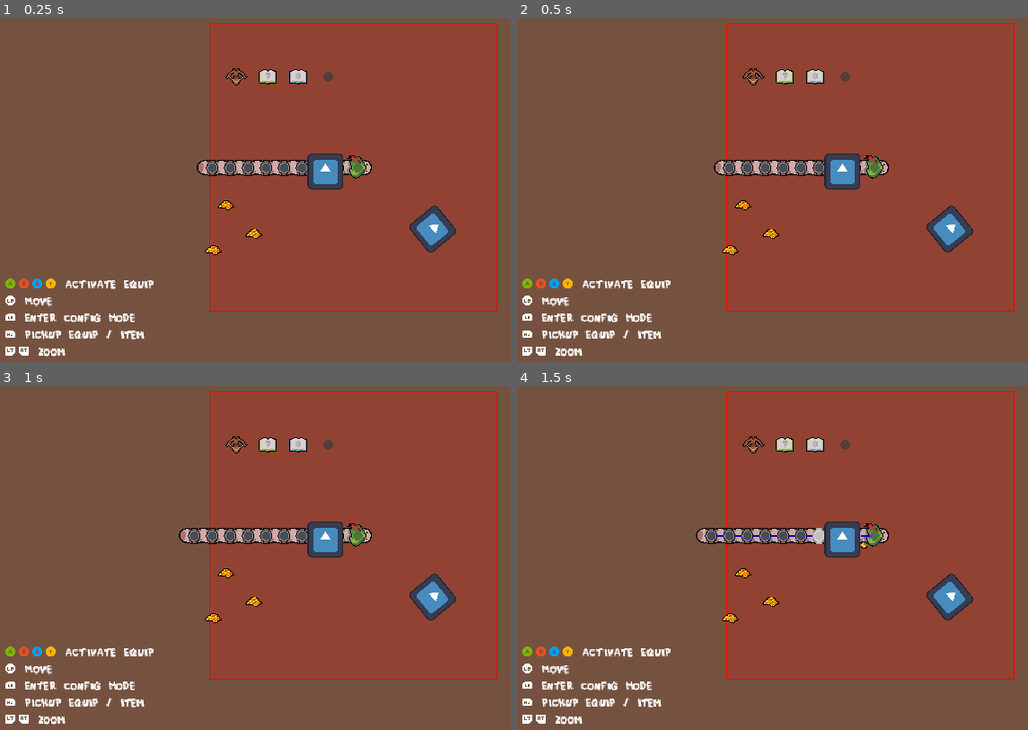
Above: before the commit, frames 1-4 (two rows, left to right).
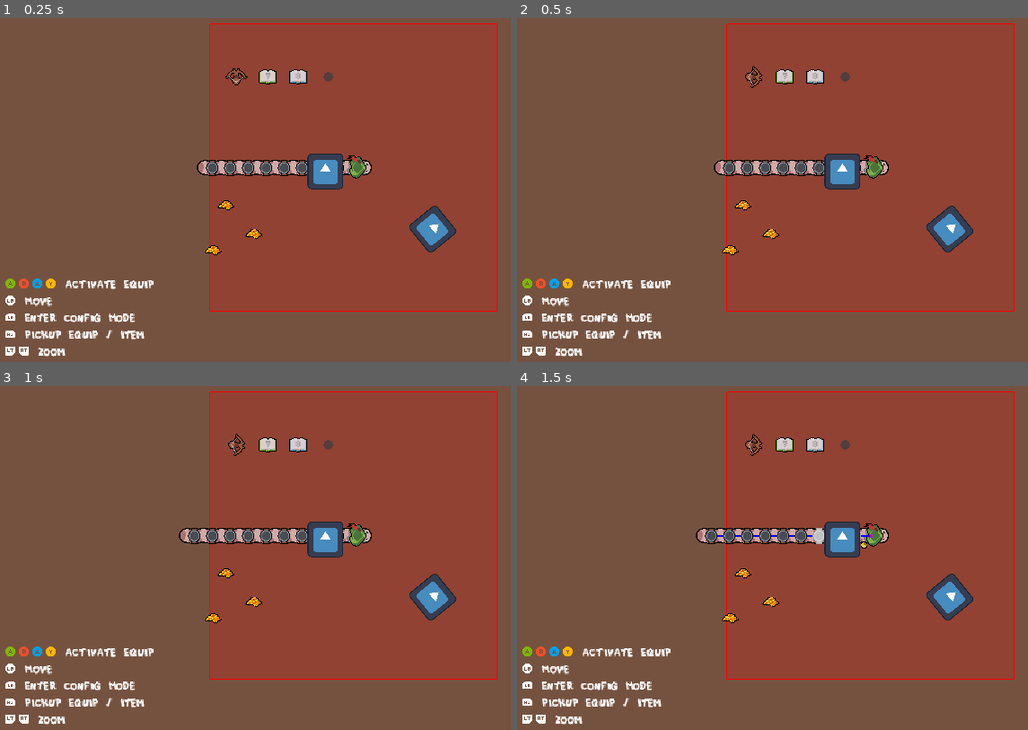
Above: after the commit, the same moments.

Repository: Justuna/worm-odyssey
Game: Godot game, scene res://scenes/tests/worm_test.tscn
Same seed, same stepped clock (60 frames per second), same inputs: the game is played once before the commit and once after it. The engine's default icon, where the game draws it, is replaced by a stand-in: a white triangle on a blue panel in a dark square.
Inputs (mouse positions are in pixels of both pictures, inside the frame that each line leads up to):
- Up to frame 1 (0.25 s): no input
- Up to frame 2 (0.5 s): no input
- Up to frame 3 (1 s): tap Enter at 0.5 s; move the mouse to (outside the picture) at 0.52 s; hold D from 0.53 s (still down); tap G at 0.6 s; click (outside the picture) at 0.67 s
- Up to frame 4 (1.5 s): tap Space at 1.25 s; move the mouse to (726, 554) at 1.27 s; release D at 1.28 s; hold S from 1.28 s (still down); tap B at 1.35 s

Frame 1 is identical in both runs. In frame 2, less than 0.1% of the frame differs, in the area x 44-49%, y 13-21%; in frame 3, less than 0.1%; in frame 4, less than 0.1%.
Error before the commit: Invalid access to property or key 'target_entity_changed' on a base object of type 'Nil'. (res://scripts/equipment/equipment_turret.gd:23)

Commit message:
WIP sync modifiers stat block

Diff:
--- a/prefabs/equipment/bow_equipment.tscn
+++ b/prefabs/equipment/bow_equipment.tscn
@@ -1,8 +1,8 @@
-[gd_scene load_steps=16 format=3 uid="uid://bjr3gnlplvacv"]
+[gd_scene load_steps=17 format=3 uid="uid://bplmeut6jbu2y"]
 
 [ext_resource type="Script" path="res://scripts/equipment/equipment.gd" id="1_yruca"]
 [ext_resource type="Script" path="res://scripts/entities/stats/stat_block.gd" id="2_1qy01"]
-[ext_resource type="Texture2D" uid="uid://b00b8obwj0107" path="res://assets/art/segments/bow_turret.png" id="3_75p34"]
+[ext_resource type="Texture2D" uid="uid://b00b8obwj0107" path="res://assets/art/equipment/bow_turret.png" id="3_75p34"]
 [ext_resource type="Script" path="res://scripts/equipment/equipment_turret.gd" id="3_mrvex"]
 [ext_resource type="Script" path="res://scripts/entities/stats/stat.gd" id="3_qbvke"]
 [ext_resource type="Script" path="res://scripts/entities/fx.gd" id="3_sm037"]
@@ -11,6 +11,7 @@
 [ext_resource type="PackedScene" uid="uid://672bqlw1v4gm" path="res://prefabs/projectiles/bow_bullet.tscn" id="7_r0jqd"]
 [ext_resource type="Script" path="res://scripts/entities/entity_tracker.gd" id="8_bd71c"]
 [ext_resource type="Script" path="res://scripts/equipment/range_collision_shape_2d.gd" id="9_iyvek"]
+[ext_resource type="Script" path="res://scripts/entities/team.gd" id="12_ftm3c"]
 
 [sub_resource type="Curve" id="Curve_jjilh"]
 _data = [Vector2(0, 1), 0.0, 0.0, 0, 0, Vector2(1, 0), -3.06154, 0.0, 0, 0]
@@ -30,11 +31,11 @@
 scale_curve = SubResource("CurveTexture_8hrb1")
 
 [sub_resource type="CircleShape2D" id="CircleShape2D_ourt5"]
-radius = 448.0
+radius = 640.0
 
 [node name="Bow" type="Node2D" node_paths=PackedStringArray("rotated_part")]
 script = ExtResource("1_yruca")
-rotated_part = NodePath("TurretHead")
+rotated_part = NodePath("Turret/TurretHead")
 
 [node name="StatBlock" type="Node" parent="."]
 script = ExtResource("2_1qy01")
@@ -49,16 +50,30 @@
 type = 5
 base_amount = 50
 
-[node name="TurretHead" type="Sprite2D" parent="."]
+[node name="Range" type="Node" parent="StatBlock"]
+script = ExtResource("3_qbvke")
+type = 13
+base_amount = 80
+
+[node name="Turret" type="Node2D" parent="." node_paths=PackedStringArray("turret_head", "turret_muzzle", "entity_tracker", "team")]
+script = ExtResource("3_mrvex")
+enabled = true
+turret_head = NodePath("TurretHead")
+turret_muzzle = NodePath("TurretHead/TurretMuzzle")
+entity_tracker = NodePath("EntityTracker")
+bullet_prefab = ExtResource("7_r0jqd")
+team = NodePath("../Team")
+
+[node name="TurretHead" type="Sprite2D" parent="Turret"]
 texture = ExtResource("3_75p34")
 
-[node name="TurretMuzzle" type="Node2D" parent="TurretHead"]
+[node name="TurretMuzzle" type="Node2D" parent="Turret/TurretHead"]
 position = Vector2(0, -28)
 
-[node name="FireFX" type="Node2D" parent="TurretHead/TurretMuzzle"]
+[node name="FireFX" type="Node2D" parent="Turret/TurretHead/TurretMuzzle"]
 script = ExtResource("3_sm037")
 
-[node name="Particles" type="GPUParticles2D" parent="TurretHead/TurretMuzzle/FireFX"]
+[node name="Particles" type="GPUParticles2D" parent="Turret/TurretHead/TurretMuzzle/FireFX"]
 self_modulate = Color(0.309804, 0.831373, 0.133333, 1)
 position = Vector2(0, -1)
 rotation = -1.57079
@@ -71,16 +86,16 @@
 explosiveness = 0.8
 script = ExtResource("5_ep48q")
 
-[node name="Turret" type="Node2D" parent="." node_paths=PackedStringArray("turret_head", "turret_muzzle")]
-script = ExtResource("3_mrvex")
-turret_head = NodePath("../TurretHead")
-turret_muzzle = NodePath("../TurretHead/TurretMuzzle")
-bullet_prefab = ExtResource("7_r0jqd")
+[node name="EntityTracker" type="Area2D" parent="Turret" node_paths=PackedStringArray("team")]
+script = ExtResource("8_bd71c")
+mode = 2
+team = NodePath("../../Team")
 
-[node name="EntityTracker" type="Area2D" parent="."]
-script = ExtResource("8_bd71c")
-
-[node name="RangeCollisionShape2D" type="CollisionShape2D" parent="EntityTracker"]
+[node name="RangeCollisionShape2D" type="CollisionShape2D" parent="Turret/EntityTracker" node_paths=PackedStringArray("range")]
 shape = SubResource("CircleShape2D_ourt5")
 debug_color = Color(0.701961, 0.690196, 0, 0.0705882)
 script = ExtResource("9_iyvek")
+range = NodePath("../../../StatBlock/Range")
+
+[node name="Team" type="Node" parent="."]
+script = ExtResource("12_ftm3c")
--- a/prefabs/projectiles/projectile.gd
+++ b/prefabs/projectiles/projectile.gd
@@ -5,9 +5,7 @@
 @export var direction: Vector2
 @export var rotate_to_direction: bool
 
-var stat_block: StatBlock :
-	get:
-		return get_node("StatBlock")
+@onready var stat_block: StatBlock = get_node("StatBlock")
 
 
 func construct(_position: Vector2, _direction: Vector2, _team: String):
--- a/prefabs/worm/worm_segment.tscn
+++ b/prefabs/worm/worm_segment.tscn
@@ -62,7 +62,7 @@
 gravity = Vector3(0, 0, 0)
 scale_curve = SubResource("CurveTexture_ge0bh")
 
-[node name="WormSegment" type="Node2D" node_paths=PackedStringArray("canvas_group", "equipment_container", "health", "team", "health_indicator", "health_indicator_container")]
+[node name="WormSegment" type="Node2D" node_paths=PackedStringArray("canvas_group", "equipment_container", "health", "team", "stat_block", "health_indicator", "health_indicator_container")]
 script = ExtResource("1_44kv3")
 canvas_group = NodePath("CanvasGroup")
 equipment_container = NodePath("CanvasGroup/EquipmentContainer")
@@ -72,6 +72,7 @@
 a_color = Color(0.490196, 0.717647, 0, 1)
 health = NodePath("Health")
 team = NodePath("Team")
+stat_block = NodePath("StatBlock")
 health_indicator = NodePath("HealthIndicatorContainer/HealthIndicator")
 health_indicator_container = NodePath("HealthIndicatorContainer")
 damage_gradient = SubResource("Gradient_4p2et")
@@ -88,6 +89,10 @@
 script = ExtResource("11_cgg08")
 type = 2
 base_amount = 40
+
+[node name="EffectHolder" type="Node" parent="."]
+script = ExtResource("5_bsu82")
+effect_library = ExtResource("6_4o5w6")
 
 [node name="CanvasGroup" type="CanvasGroup" parent="."]
 material = SubResource("ShaderMaterial_u7npg")
@@ -143,10 +148,6 @@
 health = NodePath("../Health")
 hurtbox = NodePath("../HitDetector")
 
-[node name="EffectHolder" type="Node" parent="."]
-script = ExtResource("5_bsu82")
-effect_library = ExtResource("6_4o5w6")
-
 [node name="Team" type="Node" parent="."]
 script = ExtResource("12_bxh31")
 
--- a/scripts/effects/effect_holder.gd
+++ b/scripts/effects/effect_holder.gd
@@ -35,5 +35,12 @@
 		effect._on_stack_changed()
 		effect.stack_amount -= 1
 		if effect.stack_amount == 0:
-			effects[effect.type] = null
+			effects.erase(effect.type)
 			effect._on_remove()
+
+
+func clear_effects():
+	for effect_type in effects.keys():
+		var effect = effects[effect_type]
+		effects.erase(effect_type)
+		effect._on_remove()
--- a/scripts/entities/stats/stat.gd
+++ b/scripts/entities/stats/stat.gd
@@ -37,6 +37,23 @@
 		var arr: Array[StatModifier] = []
 		arr.assign(_modifiers_dict.keys())
 		return arr
+
+## Stat to sync this current Stat's modifiers to.
+var synced_stat: Stat :
+	get:
+		return _synced_stat
+	set(value):
+		if _synced_stat:
+			# Desync our existing modifiers
+			for modifier: StatModifier in modifiers:
+				_synced_stat.remove_modifier(modifier)
+		_synced_stat = value
+		if _synced_stat:
+			# Sync our existing modifiers over
+			for modifier: StatModifier in modifiers:
+				_synced_stat.add_modifier(modifier)
+var _synced_stat: Stat
+
 # [StatModifier]: null
 var _modifiers_dict: Dictionary
 var _prev_max_health: int
@@ -54,6 +71,8 @@
 	_modifiers_dict[modifier] = null
 	modifier.updated.connect(_update_amount)
 	_update_amount()
+	if synced_stat:
+		synced_stat.add_modifier(modifier)
 
 
 func remove_modifier(modifier: StatModifier):
@@ -61,6 +80,15 @@
 		_modifiers_dict.erase(modifier)
 		modifier.updated.disconnect(_update_amount)
 		_update_amount()
+		if synced_stat:
+			synced_stat.remove_modifier(modifier)
+
+
+func clear_modifiers():
+	for modifier in _modifiers_dict:
+		_modifiers_dict.erase(modifier)
+		modifier.updated.disconnect(_update_amount)
+	_update_amount()
 
 
 func _update_amount():
--- a/scripts/entities/stats/stat_block.gd
+++ b/scripts/entities/stats/stat_block.gd
@@ -5,6 +5,25 @@
 
 # [Stat.Type]: Stat
 var stats_dict: Dictionary
+## Syncs the modifiers in this stat
+## block to the sync_modifiers_stat_block
+var sync_modifiers_stat_block: StatBlock :
+	get:
+		return _sync_modifiers_stat_block
+	set(value):
+		if _sync_modifiers_stat_block:
+			# Desync with old stat block
+			for stat_type in stats_dict:
+				var stat = stats_dict[stat_type] as Stat
+				stat.synced_stat = null
+		_sync_modifiers_stat_block = value
+		if _sync_modifiers_stat_block:
+			# Sync with new stat block
+			for stat_type in stats_dict:
+				var stat = stats_dict[stat_type] as Stat
+				var synced_stat = _sync_modifiers_stat_block.get_stat(stat_type)
+				stat.synced_stat = synced_stat
+var _sync_modifiers_stat_block: StatBlock
 
 
 func _ready():
@@ -12,6 +31,15 @@
 	for child in get_children():
 		if child is Stat:
 			stats_dict[child.type] = child
+
+
+func get_or_add_stat(type: Stat.Type) -> Stat:
+	var stat = get_stat(type)
+	if not stat:
+		stat = Stat.new()
+		stats_dict[type] = stat
+		add_child(stat)
+	return stat
 
 
 func get_stat(type: Stat.Type) -> Stat:
@@ -31,3 +59,9 @@
 		stats_dict[type] = amount
 		return true
 	return false
+
+
+func clear_modifiers():
+	for type in stats_dict.keys():
+		var stat = stats_dict[type] as Stat
+		stat.clear_modifiers()
--- a/scripts/equipment/equipment.gd
+++ b/scripts/equipment/equipment.gd
@@ -48,13 +48,24 @@
 @export_group("Dependencies")
 @export var rotated_part: Node2D
 
+@onready var team: Team = get_node("Team")
+@onready var stat_block: StatBlock = get_node("StatBlock")
+
 var _direction: Direction
 var _cooldown_timer: float
+
 
 func construct(_worm: Node2D, _segment: WormSegment, _direction: Direction):
 	worm = _worm
 	segment = _segment
 	direction = _direction
+	team.team = _segment.team.team
+	equipment_added.emit()
+
+
+func destruct():
+	stat_block.clear_modifiers()
+	equipment_removed.emit()
 
 
 func use_active() -> bool:
@@ -72,7 +83,6 @@
 		_cooldown_timer = max(_cooldown_timer - delta, 0)
 		if _cooldown_timer == 0:
 			cooldown_ended.emit()
-
 
 
 static func rotate_left(direction: Direction) -> Direction:
--- a/scripts/equipment/equipment_turret.gd
+++ b/scripts/equipment/equipment_turret.gd
@@ -50,6 +50,7 @@
 func _tween_turret(amount: float, turret_head_start_rot: float):
 	if not entity_tracker.target_entity:
 		_tween.kill()
+		_is_tweening = false
 	else:
 		turret_head.global_rotation = lerp_angle(turret_head_start_rot, turret_head.get_angle_to(entity_tracker.target_entity.global_position), amount)
 
--- a/scripts/equipment/range_collision_shape_2d.gd
+++ b/scripts/equipment/range_collision_shape_2d.gd
@@ -3,7 +3,7 @@
 extends CollisionShape2D
 
 
-const RANGE_FACTOR: float = 0.5
+const RANGE_FACTOR: float = 8
 
 
 @export var range: Stat
--- a/scripts/worm/worm_segment.gd
+++ b/scripts/worm/worm_segment.gd
@@ -48,6 +48,7 @@
 		_update_binding_visuals()
 @export var health: Health
 @export var team: Team
+@export var stat_block: StatBlock
 @export var health_indicator: Sprite2D
 @export var health_indicator_container: Node2D
 @export var damage_gradient: Gradient
@@ -110,10 +111,10 @@
 			equipment.reparent(equipment_container)
 		else:
 			equipment_container.add_child(equipment)
+		stat_block.sync_modifiers_stat_block = equipment.stat_block
 		equipment.position = Vector2.ZERO
 		equipment.rotation = 0
 		equipment.construct(worm, self, direction)
-		equipment.equipment_added.emit()
 		_update_binding_visuals()
 	return old_equipment
 
@@ -122,7 +123,8 @@
 	if equipment:
 		equipment_container.remove_child(equipment)
 		var old_equipment = equipment
-		equipment.equipment_removed.emit()
+		stat_block.sync_modifiers_stat_block = null
+		equipment.destruct()
 		equipment = null
 		_update_binding_visuals()
 		return old_equipment
